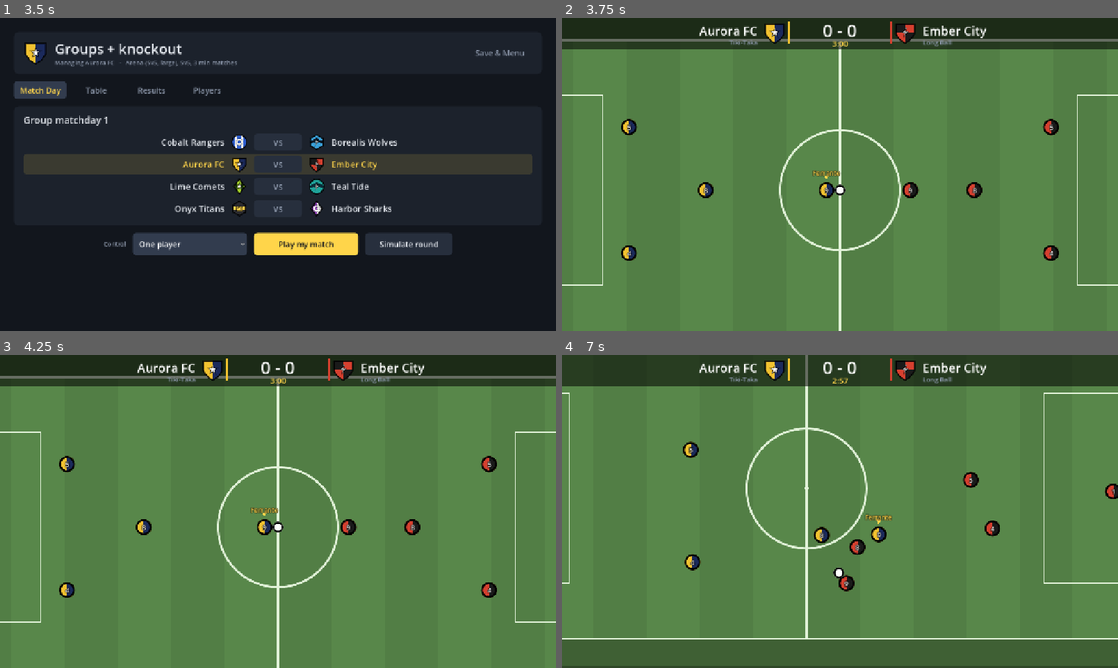
Above: before the commit, frames 1-4 (two rows, left to right).
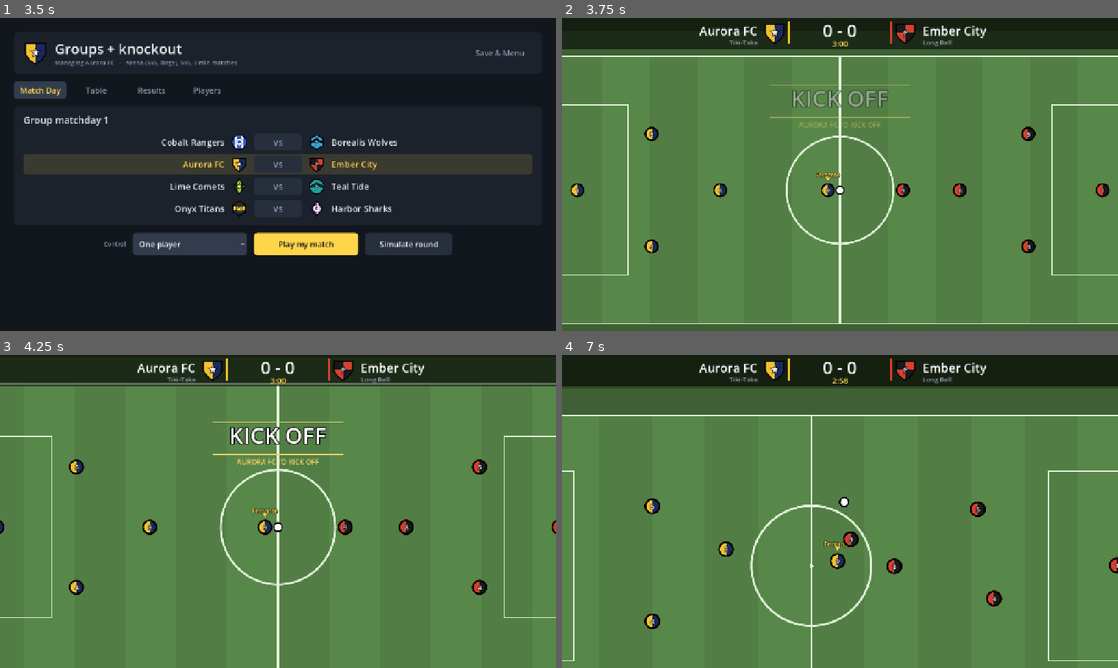
Above: after the commit, the same moments.

Repository: isBre/simple-soccer
Game: Godot game, scene res://scenes/main.tscn
Same seed, same stepped clock (60 frames per second), same inputs: the game is played once before the commit and once after it.
Inputs (mouse positions are in pixels of both pictures, inside the frame that each line leads up to):
- Up to frame 1 (3.5 s): click "New Tournament" at 0.5 s; click "Start Tournament" at 1.25 s; click "One player" at 2 s; click "One player" at 2.75 s
- Up to frame 2 (3.75 s): click "Play my match" at 3.5 s
- Up to frame 3 (4.25 s): no input
- Up to frame 4 (7 s): tap Enter at 4.25, 4.35 s; move the mouse to (962, 495) at 4.27 s; hold Right (ui_right) 4.28-5.03 s; click (962, 495) at 4.42 s; tap Space at 4.52, 5.27, 6.77 s; move the mouse to (728, 527) at 5.02 s; hold Down 5.03-5.78 s; tap R at 5.1 s; move the mouse to (895, 442) at 5.77 s; hold Right (ui_right) 5.78-6.53 s; tap Keypad Enter at 5.85 s; move the mouse to (812, 574) at 6.52 s; hold Up from 6.53 s (still down); tap X at 6.6 s; click (812, 574) at 6.67 s

Frame 1 is identical in both runs. In frame 2, 10% of the frame differs, in the area x 0-100%, y 6-100%; in frame 3, 5.4%; in frame 4, 32%, in the area x 0-100%, y 0-100%.

Commit message:
Add kickoff intro hold with zoom-in and animated goal banner with particles
Co-Authored-By: Claude Sonnet 5.5 <noreply@anthropic.com>

Diff:
--- a/scripts/view/match_screen.gd
+++ b/scripts/view/match_screen.gd
@@ -13,8 +13,21 @@
 var speed := 1
 var paused := false
 var _end_ticks := 0
-var _goal_banner := ""
+var _goal_team := ""
+var _goal_scorer := ""
+var _goal_own := false
+var _goal_idx := 0
 var _goal_banner_col := Color.WHITE
+## Kickoff intro: the sim is held for a moment while the camera eases in.
+const INTRO_TICKS := 130
+const INTRO_ZOOM_FROM := 0.86
+var _intro := 0              # ticks left of the intro hold (0 = playing)
+var _intro_total := INTRO_TICKS
+var _intro_id := -1          # kickoff_start of the kickoff we already introduced
+var _zoom_mul := 1.0
+## Screen-space confetti / sparks for the goal banner.
+var _parts: Array = []
+var _prng := RandomNumberGenerator.new()
 ## Fixed zoom, the same on every pitch so players always look the same size.
 ## The camera follows the ball; pitches smaller than the screen are simply centred.
 const CAM_ZOOM := 1.15
@@ -51,7 +64,7 @@
 
 
 func _fit() -> void:
-    _zoom = CAM_ZOOM
+    _zoom = CAM_ZOOM * _zoom_mul
     view.scale = Vector2(_zoom, _zoom)
     _update_camera(true)
 
@@ -75,6 +88,24 @@
 func _physics_process(_delta: float) -> void:
     if paused or sim == null:
         return
+    _step_particles()
+    if sim.state == MatchSim.State.PLAYING and sim.kickoff_active and sim.kickoff_start != _intro_id:
+        _intro_id = sim.kickoff_start
+        _intro = INTRO_TICKS
+        _intro_total = INTRO_TICKS
+    if _intro > 0:
+        _intro -= 1
+        var k := 1.0 - float(_intro) / float(_intro_total)
+        _zoom_mul = lerpf(INTRO_ZOOM_FROM, 1.0, 1.0 - pow(1.0 - k, 3.0))
+        _zoom = CAM_ZOOM * _zoom_mul
+        view.scale = Vector2(_zoom, _zoom)
+        _update_camera(true)
+        view.queue_redraw()
+        hud.queue_redraw()
+        return
+    if _zoom_mul != 1.0:
+        _zoom_mul = 1.0
+        _fit()
     if sim.controlled != null:
         sim.set_human_input(_read_dir(), _read_kick())
     var prev_goals := sim.events.size()
@@ -108,10 +139,161 @@
 
 func _on_goal(ev: Dictionary) -> void:
     var t: TeamDef = cfg.teams[int(ev["team"])]
-    _goal_banner = "GOAL!  %s" % t.name
-    if ev["scorer_name"] != "":
-        _goal_banner += "  -  %s%s" % [ev["scorer_name"], " (own goal)" if ev["own"] else ""]
-    _goal_banner_col = cfg.kits[int(ev["team"])][0]
+    _goal_idx = int(ev["team"])
+    _goal_team = t.name.to_upper()
+    _goal_scorer = str(ev["scorer_name"])
+    _goal_own = bool(ev["own"])
+    _goal_banner_col = cfg.kits[_goal_idx][0].lightened(0.15)
+    _prng.randomize()
+    _parts.clear()
+    var cx := size.x * 0.5
+    var cy := size.y * 0.5 + 5.0
+    var palette := [Color("ffd54a"), Color.WHITE, _goal_banner_col, _goal_banner_col.lightened(0.4)]
+    for i in 120:       # burst out of the banner centre
+        var a := _prng.randf() * TAU
+        var sp := _prng.randf_range(3.0, 16.0)
+        _parts.append({"p": Vector2(cx, cy) + Vector2(_prng.randf_range(-120, 120), 0.0),
+            "v": Vector2(cos(a) * sp * 1.4, sin(a) * sp * 0.8 - 3.0), "life": _prng.randi_range(70, 150),
+            "age": 0, "col": palette[i % 4], "sz": _prng.randf_range(3.0, 7.0),
+            "rot": _prng.randf() * TAU, "spin": _prng.randf_range(-0.4, 0.4), "grav": 0.22, "kind": 0})
+    for i in 70:        # slow confetti rain from above
+        _parts.append({"p": Vector2(_prng.randf_range(0.0, size.x), -_prng.randf_range(10.0, 400.0)),
+            "v": Vector2(_prng.randf_range(-1.0, 1.0), _prng.randf_range(2.0, 4.5)), "life": _prng.randi_range(120, 190),
+            "age": 0, "col": palette[i % 4], "sz": _prng.randf_range(4.0, 8.0),
+            "rot": _prng.randf() * TAU, "spin": _prng.randf_range(-0.2, 0.2), "grav": 0.0, "kind": 0})
+
+
+func _step_particles() -> void:
+    var i := _parts.size() - 1
+    while i >= 0:
+        var q: Dictionary = _parts[i]
+        q["age"] += 1
+        if q["age"] >= q["life"]:
+            _parts.remove_at(i)
+        else:
+            q["p"] += q["v"]
+            q["v"] = Vector2(q["v"].x * 0.975, q["v"].y * 0.985 + q["grav"])
+            q["rot"] += q["spin"]
+        i -= 1
+    # sparks shooting out of the banner edges while the word is on screen
+    if sim != null and sim.state == MatchSim.State.GOAL:
+        var age := sim.goal_pause - sim.goal_timer
+        if age > 8 and age < 70 and age % 2 == 0:
+            for sgn in [-1.0, 1.0]:
+                _parts.append({"p": Vector2(size.x * 0.5 + sgn * _prng.randf_range(60.0, 260.0), size.y * 0.5 + 5.0),
+                    "v": Vector2(sgn * _prng.randf_range(1.0, 5.0), _prng.randf_range(-7.0, -2.0)),
+                    "life": _prng.randi_range(30, 55), "age": 0, "col": Color("ffd54a"),
+                    "sz": _prng.randf_range(2.0, 4.0), "rot": 0.0, "spin": 0.0, "grav": 0.25, "kind": 1})
+
+
+func _draw_particles() -> void:
+    for q in _parts:
+        var a := clampf(1.0 - float(q["age"]) / float(q["life"]), 0.0, 1.0)
+        var c: Color = q["col"]
+        c.a = minf(1.0, a * 2.0)
+        if q["kind"] == 1:
+            hud.draw_circle(q["p"], q["sz"] * a + 0.5, c)
+        else:
+            hud.draw_set_transform(q["p"], q["rot"], Vector2(1.0, absf(cos(q["rot"] * 0.7)) * 0.8 + 0.2))
+            hud.draw_rect(Rect2(-q["sz"], -q["sz"] * 0.5, q["sz"] * 2.0, q["sz"]), c)
+            hud.draw_set_transform(Vector2.ZERO, 0.0, Vector2.ONE)
+
+
+func _ease_out_back(t: float) -> float:
+    var c1 := 1.9
+    var c3 := c1 + 1.0
+    return 1.0 + c3 * pow(t - 1.0, 3.0) + c1 * pow(t - 1.0, 2.0)
+
+
+## "GOAL" in big letters that pop in one by one, an accent band, team + scorer lines underneath.
+func _draw_goal_banner(font: Font, w: float) -> void:
+    var age := float(sim.goal_pause - sim.goal_timer)
+    var left := float(sim.goal_timer)
+    var fade := clampf(left / 22.0, 0.0, 1.0)
+    var cy := size.y * 0.5 + 5.0
+    var col := _goal_banner_col
+    # band opening from the centre line
+    var open := clampf(age / 12.0, 0.0, 1.0)
+    open = 1.0 - pow(1.0 - open, 3.0)
+    var half_h := 92.0 * open
+    hud.draw_rect(Rect2(0, cy - half_h, w, half_h * 2.0), Color(0, 0, 0, 0.62 * fade))
+    var edge := col
+    edge.a = fade
+    hud.draw_rect(Rect2(0, cy - half_h - 3.0, w, 3.0), edge)
+    hud.draw_rect(Rect2(0, cy + half_h, w, 3.0), edge)
+    # light sweep across the band
+    var sw := clampf((age - 4.0) / 40.0, 0.0, 1.0)
+    if sw > 0.0 and sw < 1.0:
+        var sx := lerpf(-200.0, w + 200.0, sw)
+        var sc := Color(1, 1, 1, 0.16 * fade)
+        hud.draw_colored_polygon(PackedVector2Array([Vector2(sx - 40, cy - half_h), Vector2(sx + 20, cy - half_h),
+            Vector2(sx - 10, cy + half_h), Vector2(sx - 70, cy + half_h)]), sc)
+    # letters
+    var word := "GOAL"
+    var fs := 104
+    var track := 10.0
+    var widths: Array = []
+    var total := 0.0
+    for ch in word:
+        var wd := font.get_string_size(ch, HORIZONTAL_ALIGNMENT_LEFT, -1, fs).x
+        widths.append(wd)
+        total += wd + track
+    total -= track
+    var x := w * 0.5 - total * 0.5
+    var base_y := cy - 6.0
+    for i in word.length():
+        var la := age - 6.0 - float(i) * 4.0
+        var t := clampf(la / 16.0, 0.0, 1.0)
+        if t > 0.0:
+            var sc := _ease_out_back(t)
+            var drop := (1.0 - t) * -50.0
+            var wob := sin(age * 0.12 + float(i)) * 2.0 * t
+            var pivot := Vector2(x + widths[i] * 0.5, base_y - fs * 0.3 + drop + wob)
+            hud.draw_set_transform(pivot, 0.0, Vector2(sc, sc))
+            var o := Vector2(-widths[i] * 0.5, fs * 0.3)
+            var shadow := Color(0, 0, 0, 0.55 * fade)
+            hud.draw_string(font, o + Vector2(4, 5), word[i], HORIZONTAL_ALIGNMENT_LEFT, -1, fs, shadow)
+            hud.draw_string_outline(font, o, word[i], HORIZONTAL_ALIGNMENT_LEFT, -1, fs, 10, Color(0, 0, 0, fade * t))
+            var fill := Color.WHITE.lerp(col, clampf((age - 30.0) / 30.0, 0.0, 0.45))
+            fill.a = fade * t
+            hud.draw_string(font, o, word[i], HORIZONTAL_ALIGNMENT_LEFT, -1, fs, fill)
+            hud.draw_set_transform(Vector2.ZERO, 0.0, Vector2.ONE)
+        x += widths[i] + track
+    # underline that draws out
+    var ul := clampf((age - 24.0) / 14.0, 0.0, 1.0)
+    if ul > 0.0:
+        var uw := total * ul
+        edge.a = fade
+        hud.draw_rect(Rect2(w * 0.5 - uw * 0.5, cy + 12.0, uw, 4.0), edge)
+    # team + scorer
+    var ta := clampf((age - 28.0) / 12.0, 0.0, 1.0)
+    if ta > 0.0:
+        var slide := (1.0 - ta) * 18.0
+        var tc := col.lightened(0.25)
+        tc.a = ta * fade
+        hud.draw_string(font, Vector2(0, cy + 44.0 + slide), _goal_team, HORIZONTAL_ALIGNMENT_CENTER, w, 26, tc)
+        if _goal_scorer != "":
+            var line := _goal_scorer + ("  (own goal)" if _goal_own else "")
+            var sa := clampf((age - 36.0) / 12.0, 0.0, 1.0)
+            var wc := Color(1, 1, 1, sa * fade)
+            hud.draw_string(font, Vector2(0, cy + 74.0 + (1.0 - sa) * 18.0), line, HORIZONTAL_ALIGNMENT_CENTER, w, 20, wc)
+
+
+## "KICK OFF" tag that fades in during the intro hold.
+func _draw_kickoff_intro(font: Font, w: float) -> void:
+    var k := 1.0 - float(_intro) / float(_intro_total)
+    var a := clampf(k / 0.2, 0.0, 1.0) * clampf((1.0 - k) / 0.2, 0.0, 1.0)
+    if a <= 0.0:
+        return
+    var col: Color = cfg.kits[sim.kickoff_team][0].lightened(0.25)
+    var cy := size.y * 0.5 - 170.0
+    var spread := 18.0 * (1.0 - a)
+    hud.draw_rect(Rect2(w * 0.5 - 150.0 - spread, cy - 36.0, 300.0 + spread * 2.0, 2.0), Color(col.r, col.g, col.b, a))
+    hud.draw_rect(Rect2(w * 0.5 - 150.0 - spread, cy + 38.0, 300.0 + spread * 2.0, 2.0), Color(col.r, col.g, col.b, a))
+    hud.draw_string_outline(font, Vector2(0, cy + 14.0), "KICK OFF", HORIZONTAL_ALIGNMENT_CENTER, w, 52, 8, Color(0, 0, 0, a))
+    hud.draw_string(font, Vector2(0, cy + 14.0), "KICK OFF", HORIZONTAL_ALIGNMENT_CENTER, w, 52, Color(1, 1, 1, a))
+    hud.draw_string(font, Vector2(0, cy + 62.0), cfg.teams[sim.kickoff_team].name.to_upper() + " TO KICK OFF",
+        HORIZONTAL_ALIGNMENT_CENTER, w, 16, Color(col.r, col.g, col.b, a))
 
 
 func _unhandled_input(e: InputEvent) -> void:
@@ -163,8 +345,7 @@
     var msg := ""
     var col2 := Color.WHITE
     if sim.state == MatchSim.State.GOAL:
-        msg = _goal_banner
-        col2 = _goal_banner_col
+        _draw_goal_banner(font, w)
     elif sim.state == MatchSim.State.ENDED:
         if sim.winner == -1:
             msg = "FULL TIME - DRAW"
@@ -173,13 +354,14 @@
             col2 = cfg.kits[sim.winner][0]
         if not sim.shootout.is_empty():
             msg += "  (pens %d-%d)" % [sim.shootout[0], sim.shootout[1]]
-    elif sim.kickoff_active and sim.tick < 5:
-        msg = ""
+    elif _intro > 0:
+        _draw_kickoff_intro(font, w)
     if msg != "":
         hud.draw_rect(Rect2(0, size.y * 0.5 - 30, w, 70), Color(0, 0, 0, 0.55))
         hud.draw_string(font, Vector2(0, size.y * 0.5 + 18), msg, HORIZONTAL_ALIGNMENT_CENTER, w, 40, col2)
         if sim.state == MatchSim.State.ENDED:
             hud.draw_string(font, Vector2(0, size.y * 0.5 + 38), "Enter - match report", HORIZONTAL_ALIGNMENT_CENTER, w, 16, UIKit.MUTED)
+    _draw_particles()
     if paused:
         hud.draw_rect(Rect2(0, 0, w, size.y), Color(0, 0, 0, 0.6))
         hud.draw_string(font, Vector2(0, size.y * 0.5), "PAUSED", HORIZONTAL_ALIGNMENT_CENTER, w, 56, Color.WHITE)
